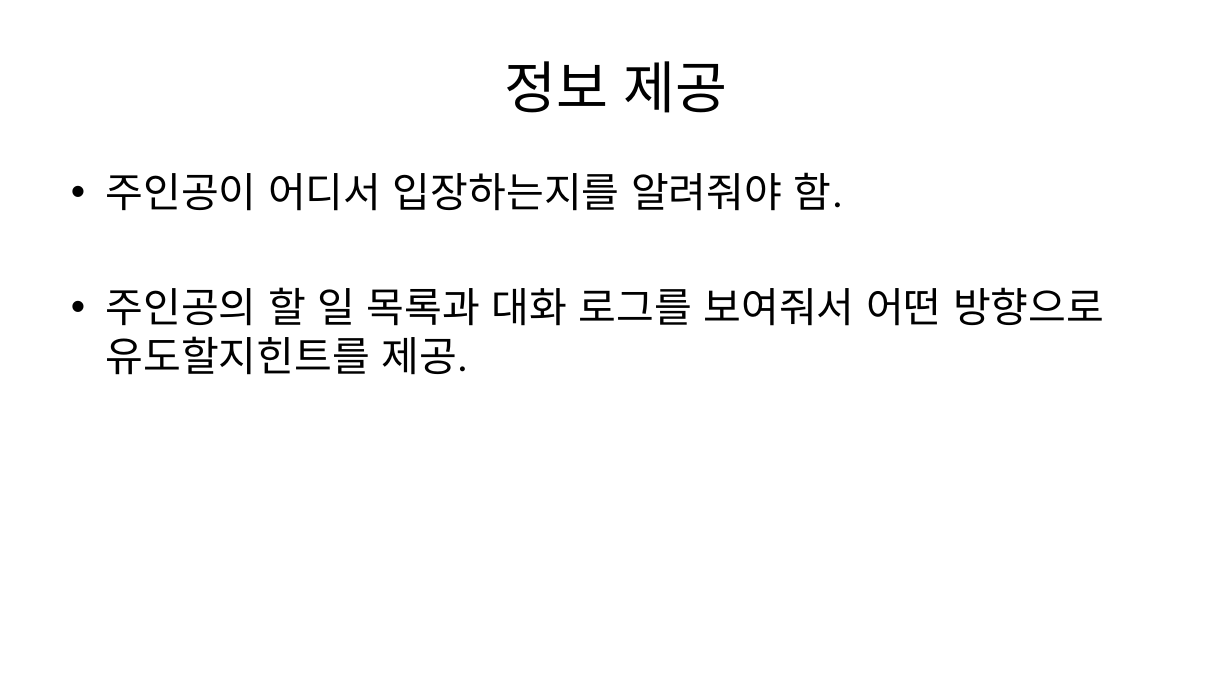
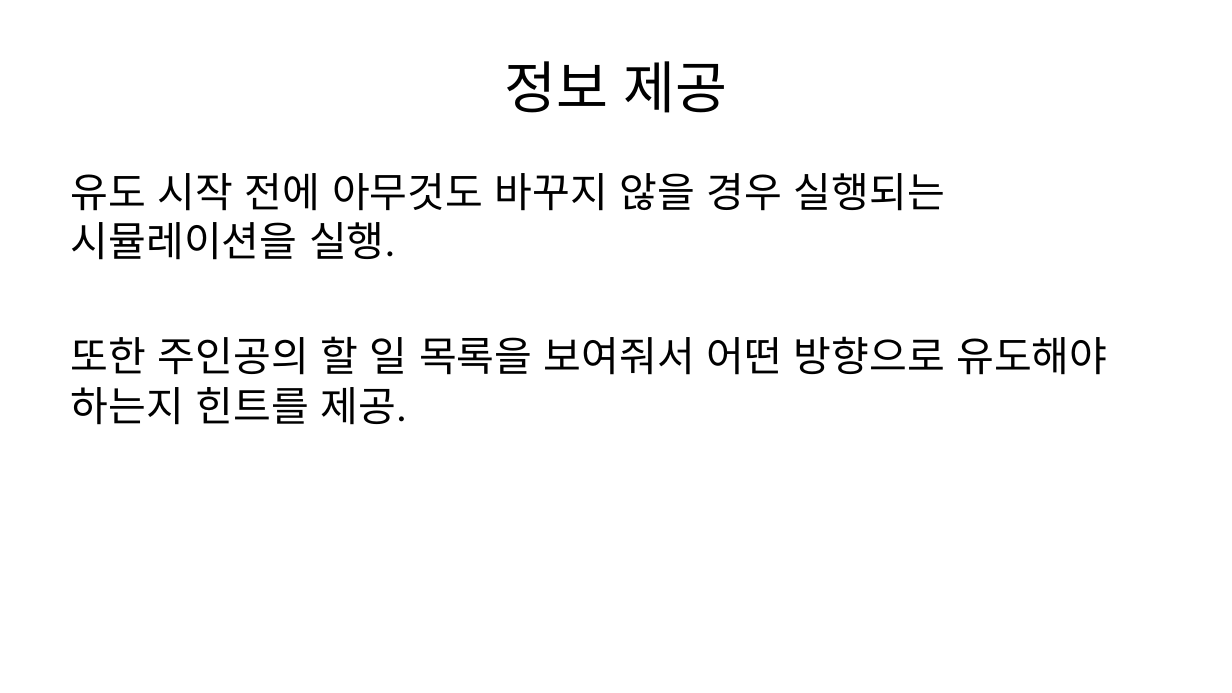
Before and after one commit to Penguin-God/Human_Doll_Play, a slide deck: slide 5 of 기획/문서/유도 시스템.pptx (slide 7 before the commit). Drawn at 1232x693 pixels with LibreOffice and Linux fonts; fonts in the diff are those of the drawing. Boxes give left, top, right and bottom in pixels: in the first picture for what was removed or moved away, otherwise in the second. Text is boxed around its words. In the diff, an @@ line names an element or a change of style, - is before the commit and + after.

```diff
--- a/기획/문서/유도 시스템.pptx
+++ b/기획/문서/유도 시스템.pptx
@@ text at (71, 173, 1107, 425): text changed @@
-• 주인공이 어디서 입장하는지를 알려줘야 함.
-• 주인공의 할 일 목록과 대화 로그를 보여줘서 어떤 방향으로 유도할지힌트를 제공.
+유도 시작 전에 아무것도 바꾸지 않을 경우 실행되는 시뮬레이션을 실행.
+또한 주인공의 할 일 목록을 보여줘서 어떤 방향으로 유도해야 하는지 힌트를 제공.
```
Also in this commit, not shown: 5 other slides changed, 1 slide added, 3 slides removed, 2 other files.
